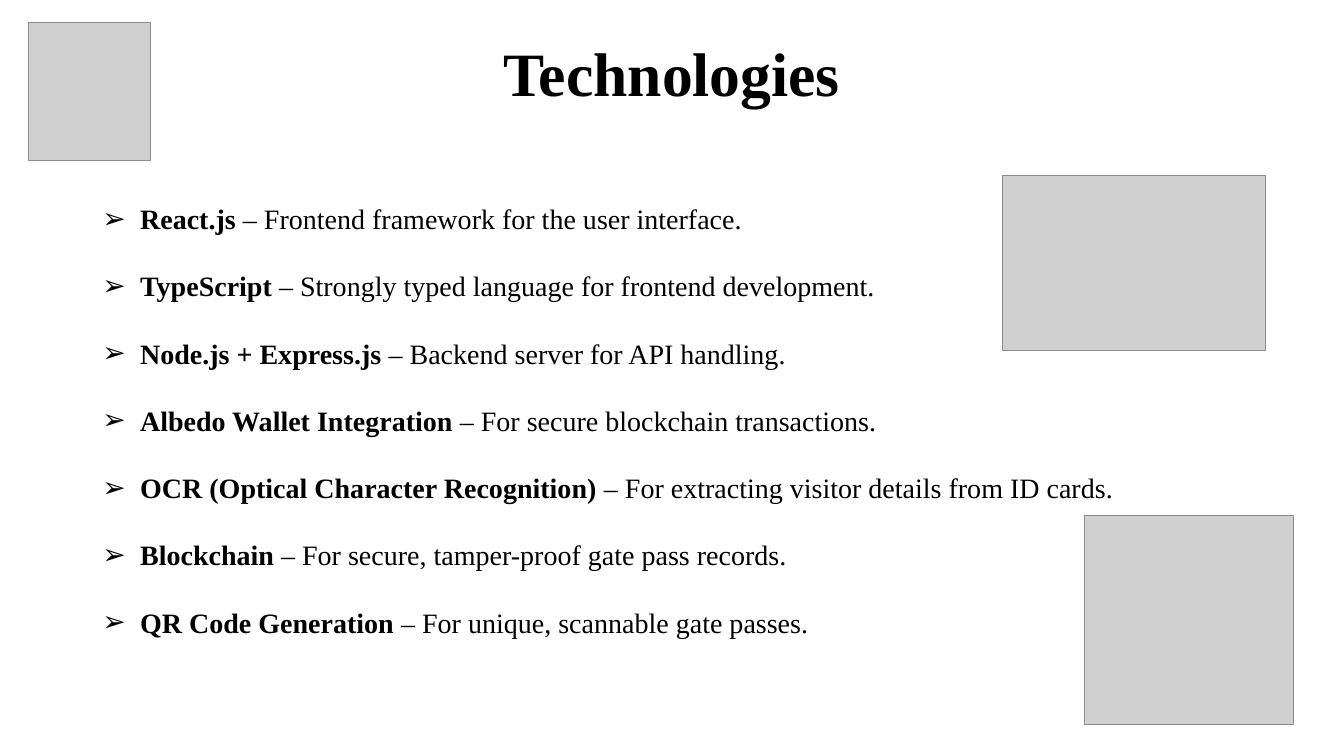
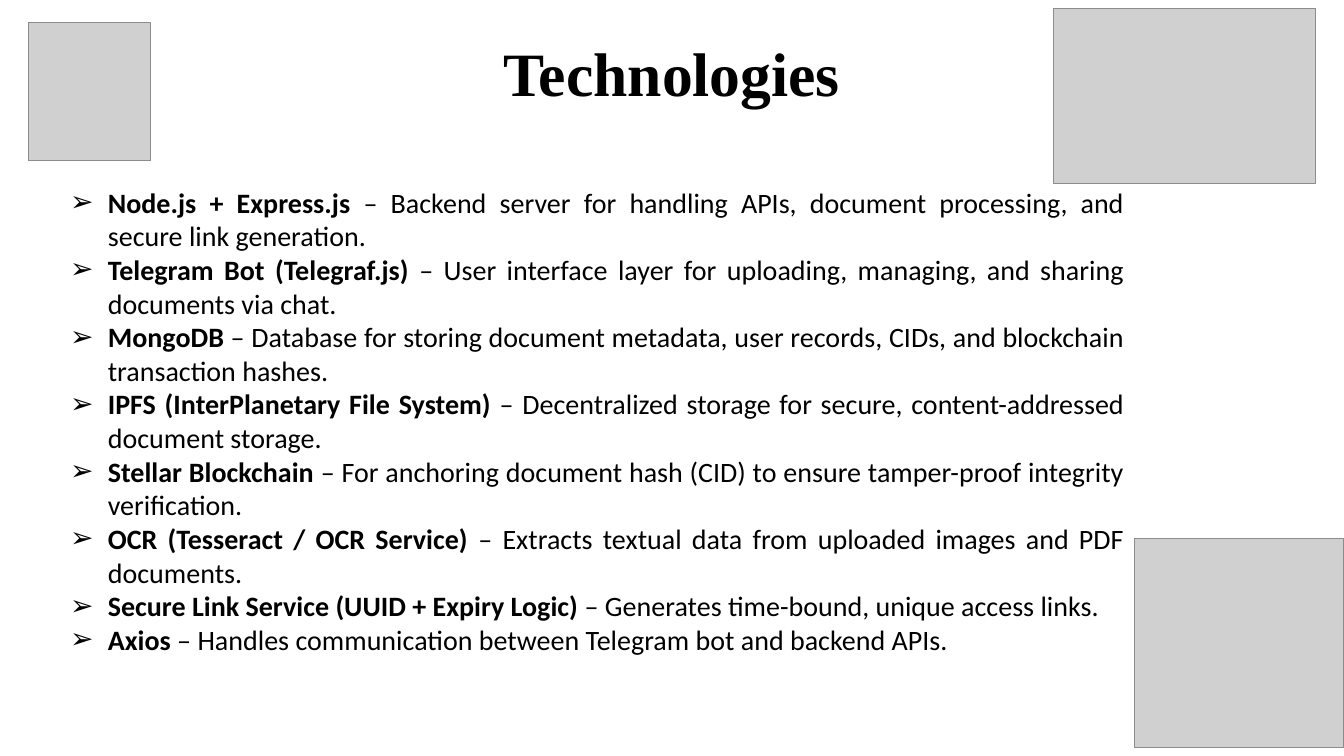
Before and after one commit to yuvaakhil/TrustAgent, a slide deck: slide 15 of Docs/TrustAgent.pptx (slide 23 before the commit). Drawn at 1344x756 pixels with LibreOffice and Linux fonts; fonts in the diff are those of the drawing; grey boxes stand for pictures. Boxes give left, top, right and bottom in pixels: in the first picture for what was removed or moved away, otherwise in the second. Text is boxed around its words. In the diff, an @@ line names an element or a change of style, - is before the commit and + after.

```diff
--- a/Docs/TrustAgent.pptx
+++ b/Docs/TrustAgent.pptx
@@ picture: place and size @@
-picture at (1003,175,1265,351)
+picture at (1054,8,1316,184)
@@ text at (108,193,1124,655): text changed; font Times New Roman to Calibri @@
-➢ React.js – Frontend framework for the user interface.
-➢ TypeScript – Strongly typed language for frontend development.
-➢ Node.js + Express.js – Backend server for API handling.
-➢ Albedo Wallet Integration – For secure blockchain transactions.
-➢ OCR (Optical Character Recognition) – For extracting visitor details from ID cards.
-➢ Blockchain – For secure, tamper-proof gate pass records.
-➢ QR Code Generation – For unique, scannable gate passes.
+➢ Node.js + Express.js – Backend server for handling APIs, document processing, and secure link generation.
+➢ Telegram Bot (Telegraf.js) – User interface layer for uploading, managing, and sharing documents via chat.
+➢ MongoDB – Database for storing document metadata, user records, CIDs, and blockchain transaction hashes.
+➢ IPFS (InterPlanetary File System) – Decentralized storage for secure, content-addressed document storage.
+➢ Stellar Blockchain – For anchoring document hash (CID) to ensure tamper-proof integrity verification.
+➢ OCR (Tesseract / OCR Service) – Extracts textual data from uploaded images and PDF documents.
+➢ Secure Link Service (UUID + Expiry Logic) – Generates time-bound, unique access links.
+➢ Axios – Handles communication between Telegram bot and backend APIs.
@@ picture: place and size @@
-picture at (1085,515,1295,725)
+picture at (1134,538,1344,748)
```
Also in this commit, not shown: 13 other slides changed, 3 slides added, 10 slides removed, 9 other files.
